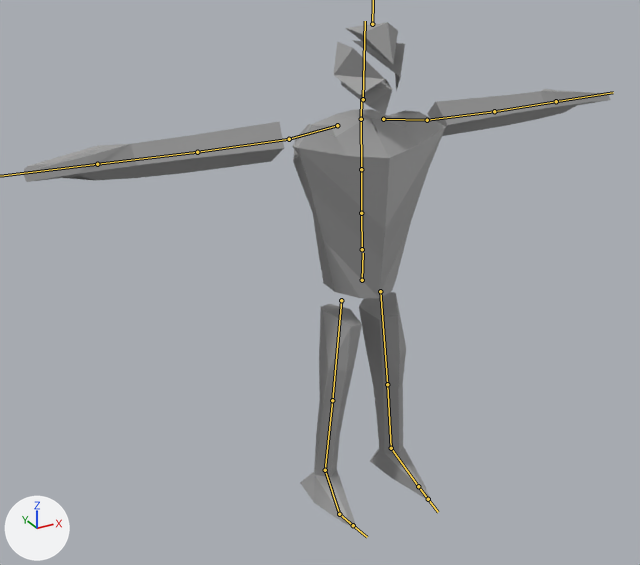
The glTF model glb_imports/8164_meshes.glb: old version first, new version second.
Rendered twice from a 50 mm lens placed at (-20.4, -33.2, 29.1), pointed at (0.5, 4.9, 10.1). Every picture has the same lights, and +X, +Y and +Z are marked at lower left. The bones that bend it are drawn over the model as lines.

In view in the first picture: 'Body.001'.
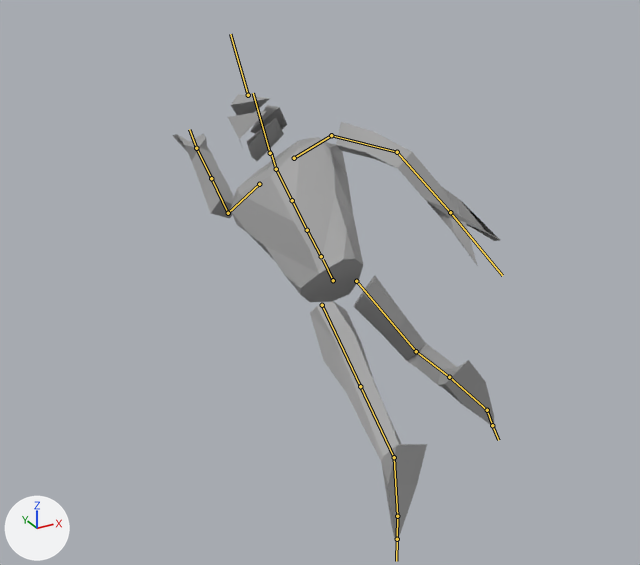
The newer file adds an action. The first version stands in its rest pose; the second is drawn at frame 0 of the action 'DashGrabPunish'.

The change in detail:
Object 'Armature' (bone_rig_object) turns from (0, 0, 0) to (0, 0, -180) degrees about its own x, y and z.
Bone 'mixamorig:Hips' (bone_mixamorig_hips) moves from (0.0, 0.0, 0.0) to (0.0, -1.08, 2.32).
Bone 'mixamorig:Hips' (bone_mixamorig_hips) turns from (0, 0, 0) to (70, -24, -42) degrees about its own x, y and z.
Bone 'mixamorig:Neck' (bone_mixamorig_neck) turns from (0, 0, 0) to (-55, 43, -16) degrees about its own x, y and z.
Bone 'mixamorig:LeftArm' (bone_mixamorig_leftarm) turns from (0, 0, 0) to (-68, -1, 74) degrees about its own x, y and z.
Bone 'mixamorig:LeftForeArm' (bone_mixamorig_leftforearm) turns from (0, 0, 0) to (1, 0, 0) degrees about its own x, y and z.
Bone 'mixamorig:LeftHand' (bone_mixamorig_lefthand) turns from (0, 0, 0) to (13, 36, 9) degrees about its own x, y and z.
Bone 'mixamorig:RightArm' (bone_mixamorig_rightarm) turns from (0, 0, 0) to (58, -23, -36) degrees about its own x, y and z.
Bone 'mixamorig:RightForeArm' (bone_mixamorig_rightforearm) turns from (0, 0, 0) to (1, 1, -42) degrees about its own x, y and z.
Bone 'mixamorig:RightHand' (bone_mixamorig_righthand) turns from (0, 0, 0) to (43, -83, -42) degrees about its own x, y and z.
Bone 'mixamorig:LeftUpLeg' (bone_mixamorig_leftupleg) turns from (0, 0, 0) to (-23, -63, 12) degrees about its own x, y and z.
Bone 'mixamorig:LeftLeg' (bone_mixamorig_leftleg) turns from (0, 0, 0) to (2, 0, 0) degrees about its own x, y and z.
Bone 'mixamorig:LeftFoot' (bone_mixamorig_leftfoot) turns from (0, 0, 0) to (-33, 10, -6) degrees about its own x, y and z.
Bone 'mixamorig:RightUpLeg' (bone_mixamorig_rightupleg) turns from (0, 0, 0) to (57, -12, -11) degrees about its own x, y and z.
Bone 'mixamorig:RightLeg' (bone_mixamorig_rightleg) turns from (0, 0, 0) to (-90, 0, 0) degrees about its own x, y and z.
Bone 'mixamorig:RightFoot' (bone_mixamorig_rightfoot) turns from (0, 0, 0) to (13, -9, -2) degrees about its own x, y and z.

Changed parts and their boxes [x1, y1, x2, y2] in the pictures (640 x 565 px):
'Body.001', posed (44% narrower, 12% shorter)
    before: [23, 22, 611, 527]
    after: [173, 94, 500, 540]
bone 'mixamorig:Hips', root to tip
    before: (362, 280) to (363, 253)
    after: (333, 280) to (323, 259)
bone 'mixamorig:Neck', root to tip
    before: (361, 119) to (361, 98)
    after: (276, 169) to (271, 152)
bone 'mixamorig:LeftArm', root to tip
    before: (427, 120) to (494, 111)
    after: (228, 213) to (211, 178)
bone 'mixamorig:LeftForeArm', root to tip
    before: (494, 111) to (556, 101)
    after: (211, 178) to (196, 148)
bone 'mixamorig:LeftHand', root to tip
    before: (556, 101) to (613, 92)
    after: (196, 148) to (189, 129)
bone 'mixamorig:RightArm', root to tip
    before: (289, 139) to (197, 152)
    after: (331, 135) to (397, 152)
bone 'mixamorig:RightForeArm', root to tip
    before: (197, 152) to (97, 164)
    after: (397, 152) to (450, 212)
bone 'mixamorig:LeftUpLeg', root to tip
    before: (380, 291) to (387, 384)
    after: (322, 305) to (360, 386)
bone 'mixamorig:LeftLeg', root to tip
    before: (387, 384) to (391, 448)
    after: (360, 386) to (394, 457)
bone 'mixamorig:LeftFoot', root to tip
    before: (391, 448) to (418, 486)
    after: (394, 457) to (397, 516)
bone 'mixamorig:RightUpLeg', root to tip
    before: (341, 300) to (332, 400)
    after: (356, 281) to (416, 351)
bone 'mixamorig:RightLeg', root to tip
    before: (332, 400) to (325, 470)
    after: (416, 351) to (449, 377)
bone 'mixamorig:RightFoot', root to tip
    before: (325, 470) to (339, 514)
    after: (449, 377) to (487, 410)
